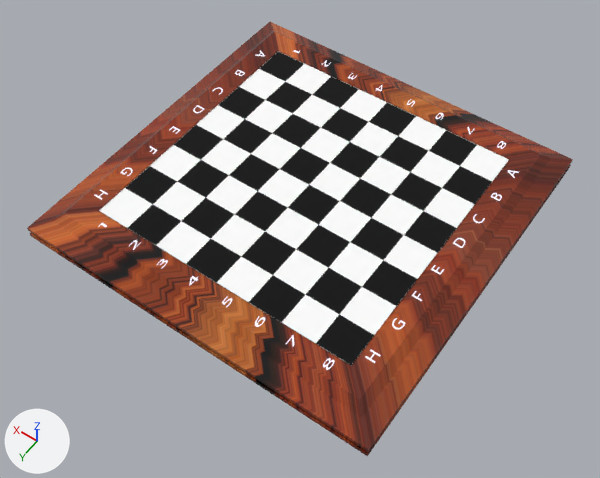
A saved change to the glTF model web/asset/Chess_Base.gltf.
Rendered twice from a 50 mm camera at (-0.516, 0.748, 1.017) aimed at (-0.023, 0.058, -0.067). Arrows for +X, +Y and +Z are at lower left; the lights stay in place. Where no turn or scale is listed for an object, it has been applied to the vertices.

In view in the first picture: 'Chess Board'.
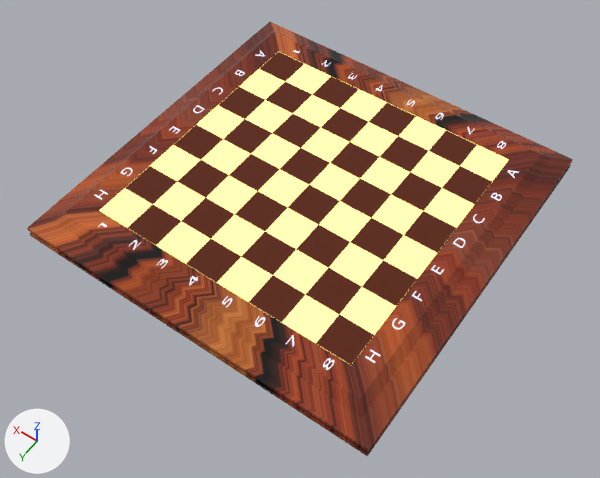
Scene script edits in JSON lines:
```json
{"op": "set", "path": "mat_white_squares.base_color", "old": "(1.0, 1.0, 1.0)", "new": "(0.801, 0.573, 0.218)", "note": "white #ffffff -> beige #e7c781"}
{"op": "add", "block": "mat_white_squares", "code": "mat_white_squares.emission_color = (1.0, 0.784, 0.27)  # yellow #ffe58e"}
{"op": "add", "block": "mat_white_squares", "code": "mat_white_squares.emission_strength = 1.0"}
{"op": "set", "path": "mat_black_squares.base_color", "old": "(0.0, 0.0, 0.0)", "new": "(0.107, 0.018, 0.00481)", "note": "black #000000 -> brown #5c240f"}
```

Pixel boxes [x1, y1, x2, y2] of what changed, in the pictures (600 x 478 px):
```json
{"object": "Chess Board", "change": "recoloured, surface changed", "before": [96, 48, 512, 369], "after": [96, 48, 512, 369]}
```
